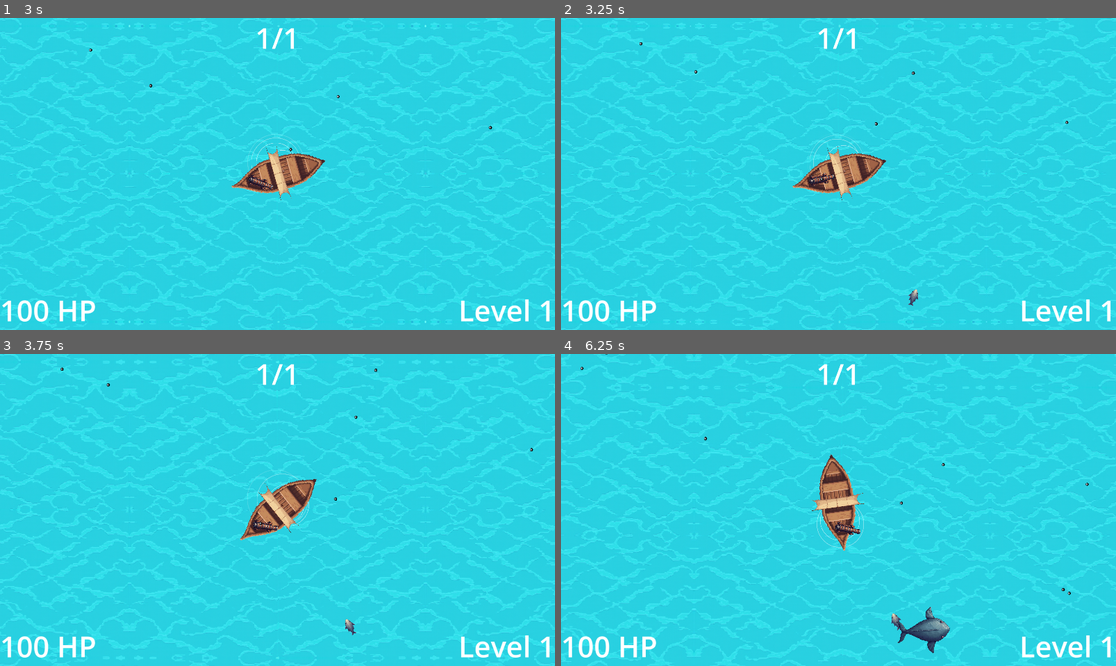
Above: before the commit, frames 1-4 (two rows, left to right).
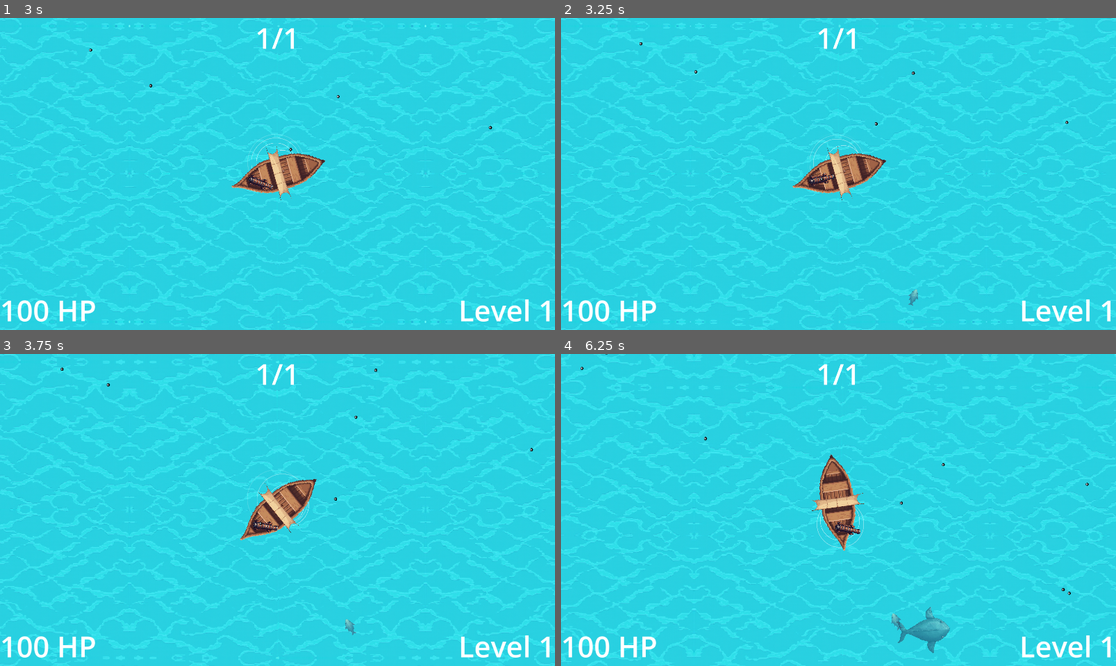
Above: after the commit, the same moments.

Repository: HephaistosForge/OceanDreamer
Game: Godot game, scene res://levels/main.tscn
Two runs of this game, one before a commit and one after it. Both use one fixed random seed, a clock stepped at 60 frames per second and the inputs below. The engine's default icon, where the game draws it, is replaced by a stand-in: a white triangle on a blue panel in a dark square.
Inputs (mouse positions are in pixels of both pictures, inside the frame that each line leads up to):
- Up to frame 1 (3 s): move the mouse to (399, 158) at 0.52 s; hold D (turn_right) 0.53-1.25 s; hold Space (shoot) 0.53-1.25 s; click (399, 158) at 0.67 s; drag from (166, 189) to (216, 124) at 1.27 s; move the mouse to (333, 105) at 2.02 s; hold D (turn_right) 2.03-2.75 s; hold Space (shoot) 2.03-2.75 s; drag from (249, 236) to (471, 133) at 2.77 s
- Up to frame 2 (3.25 s): no input
- Up to frame 3 (3.75 s): move the mouse to (444, 556) at 3.52 s; hold A (turn_left) from 3.53 s (still down); hold Space (shoot) from 3.53 s (still down)
- Up to frame 4 (6.25 s): release A (turn_left) at 4.25 s; release Space (shoot) at 4.25 s; drag from (672, 463) to (649, 366) at 4.27 s; move the mouse to (866, 510) at 5.02 s; hold S (backward) 5.03-5.75 s; hold Space (shoot) 5.03-5.75 s; click (866, 510) at 5.17 s; drag from (755, 432) to (1027, 569) at 5.77 s

Frame 1 is identical in both runs. In frame 2, less than 0.1% of the frame differs, in the area x 62-65%, y 86-93%; in frame 3, less than 0.1%; in frame 4, 0.6%, in the area x 59-71%, y 81-96%.

Commit message:
Change opacity for enemies for underwater effect

Diff:
--- a/entities/enemies/large/large.tscn
+++ b/entities/enemies/large/large.tscn
@@ -17,7 +17,7 @@
 max_hp = 45
 
 [node name="Sprite2D" parent="." index="0"]
-modulate = Color(1, 1, 1, 1)
+modulate = Color(1, 1, 1, 0.478431)
 texture = ExtResource("2_gmatp")
 
 [node name="CollisionShape2D" parent="." index="1"]
--- a/entities/enemies/medium/medium.tscn
+++ b/entities/enemies/medium/medium.tscn
@@ -11,7 +11,7 @@
 turn_speed = 5.0
 
 [node name="Sprite2D" parent="." index="0"]
-modulate = Color(1, 1, 1, 1)
+modulate = Color(1, 1, 1, 0.478431)
 texture = ExtResource("2_ea1b2")
 
 [node name="CollisionShape2D" parent="." index="1"]
--- a/entities/enemies/small/small.tscn
+++ b/entities/enemies/small/small.tscn
@@ -15,7 +15,7 @@
 max_hp = 15
 
 [node name="Sprite2D" parent="." index="0"]
-modulate = Color(1, 1, 1, 1)
+modulate = Color(1, 1, 1, 0.478431)
 texture = ExtResource("2_y4y8f")
 
 [node name="CollisionShape2D" parent="." index="1"]
